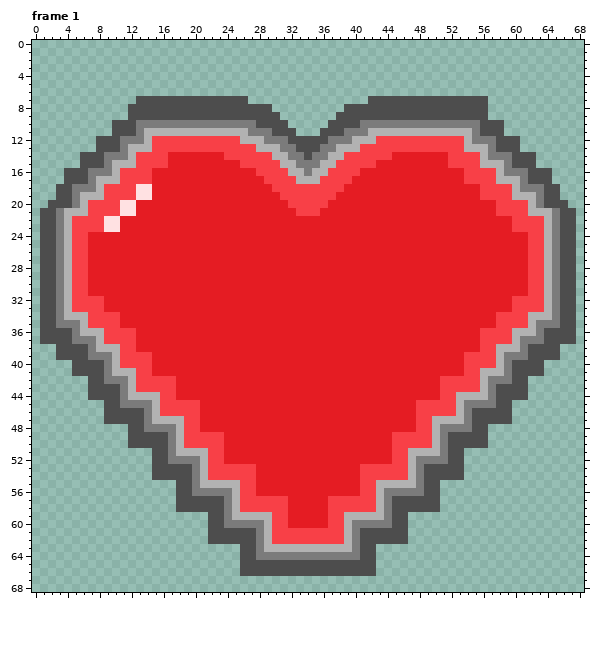
Pixel-art file, stored at Sprite/HUD/Heart.aseprite. This is how it looked before the edit.
211x113 pixels, 45 frames. Colours within 5 levels of each other are drawn and written as one. Shown: frame 1. The old version is drawn lined up with the new one, on the new canvas. The commit also changed other frames, which this record leaves out.
After the commit:
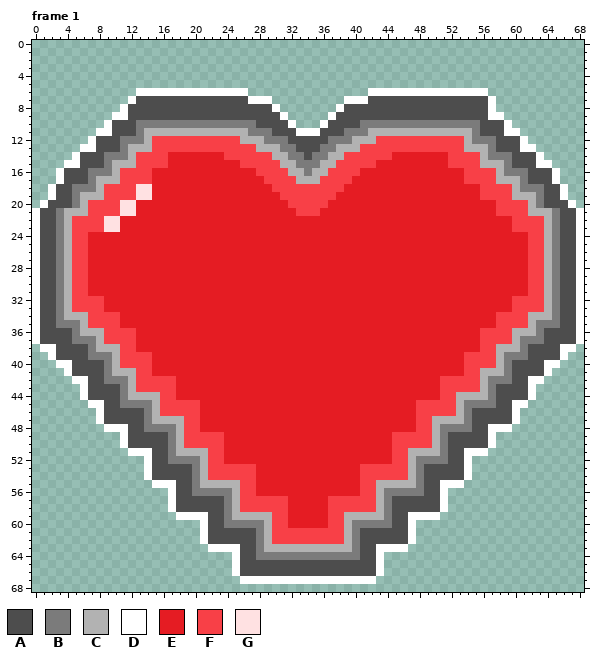
Palette (. is transparent): A #4d4d4d  B #7b7b7b  C #b2b2b2  D #ffffff  E #e51c23  F #f84047  G #ffe1e2
From the commit log: Updated Canvas Size and rework some frames
From old to new:
canvas 211x113 -> 69x69, the old top-left corner now at -13,-3 (the part of the old canvas that was cut away was empty and is not shown)
Frame 1:
y 6: x 13..26 .............. -> DDDDDDDDDDDDDD; x 42..56 ............... -> DDDDDDDDDDDDDDD
y 7: x 12 . -> D; x 27..29 ... -> DDD; x 39..41 ... -> DDD; x 57 . -> D
y 8: x 11 . -> D; x 30 . -> D; x 38 . -> D; x 57 . -> D
y 9: x 10..11 .. -> DD; x 31 . -> D; x 37 . -> D; x 57..58 .. -> DD
y 10: x 9 . -> D; x 32 . -> D; x 36 . -> D; x 59 . -> D
y 11: x 8..9 .. -> DD; x 33..35 ... -> DDD; x 59..60 .. -> DD
y 12: x 7 . -> D; x 61 . -> D
y 13: x 6..7 .. -> DD; x 61..62 .. -> DD
y 14: x 5 . -> D; x 63 . -> D
y 15: x 4..5 .. -> DD; x 63..64 .. -> DD
y 16..17: x 3 . -> D; x 65 . -> D
y 18..19: x 2 . -> D; x 66 . -> D
y 20: x 1 . -> D; x 67 . -> D
y 21..37: x 0 . -> D; x 68 . -> D
y 38: x 1..2 .. -> DD; x 66..67 .. -> DD
y 39: x 2 . -> D; x 66 . -> D
y 40: x 3..4 .. -> DD; x 64..65 .. -> DD
y 41: x 4 . -> D; x 64 . -> D
y 42: x 5..6 .. -> DD; x 62..63 .. -> DD
y 43..44: x 6 . -> D; x 62 . -> D
y 45: x 7..8 .. -> DD; x 60..61 .. -> DD
y 46..47: x 8 . -> D; x 60 . -> D
y 48: x 9..11 ... -> DDD; x 57..59 ... -> DDD
y 49..50: x 11 . -> D; x 57 . -> D
y 51: x 12..14 ... -> DDD; x 54..56 ... -> DDD
y 52..54: x 14 . -> D; x 54 . -> D
y 55: x 15..17 ... -> DDD; x 51..53 ... -> DDD
y 56..58: x 17 . -> D; x 51 . -> D
y 59: x 18..21 .... -> DDDD; x 47..50 .... -> DDDD
y 60..62: x 21 . -> D; x 47 . -> D
y 63: x 22..25 .... -> DDDD; x 43..46 .... -> DDDD
y 64..66: x 25 . -> D; x 43 . -> D
y 67: x 26..42 ................. -> DDDDDDDDDDDDDDDDD
Where, in picture pixels (left, top, right, bottom), the same in both pictures:
added: (32, 88, 584, 584)
